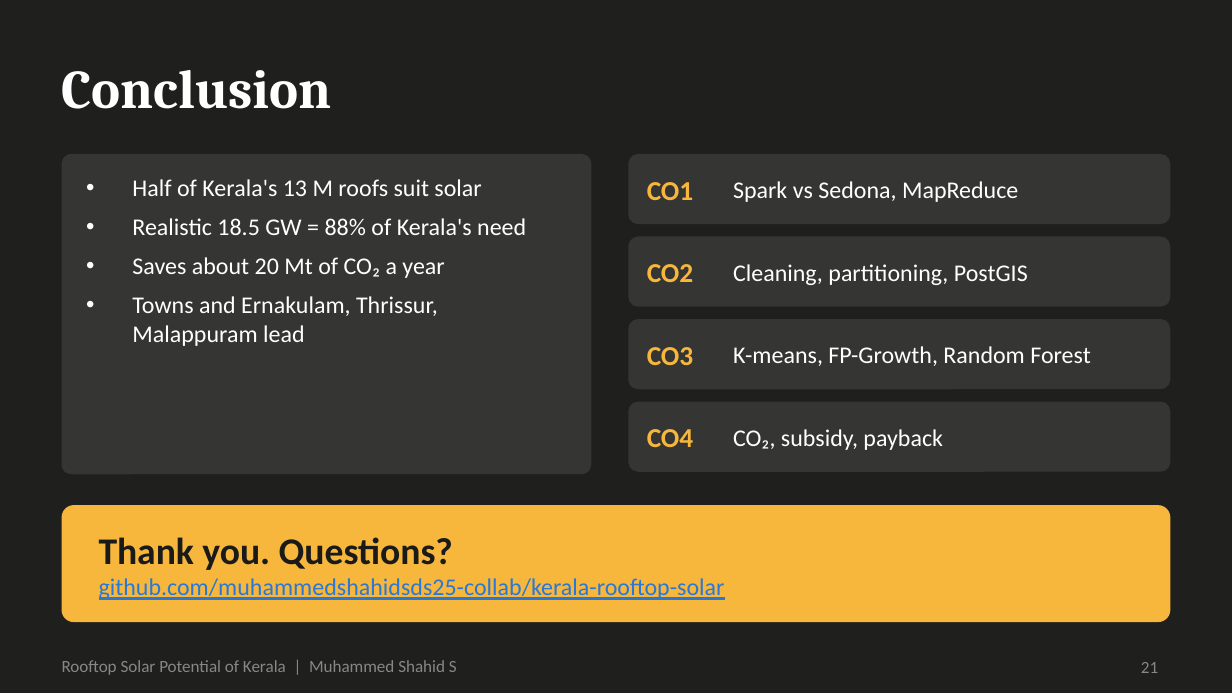
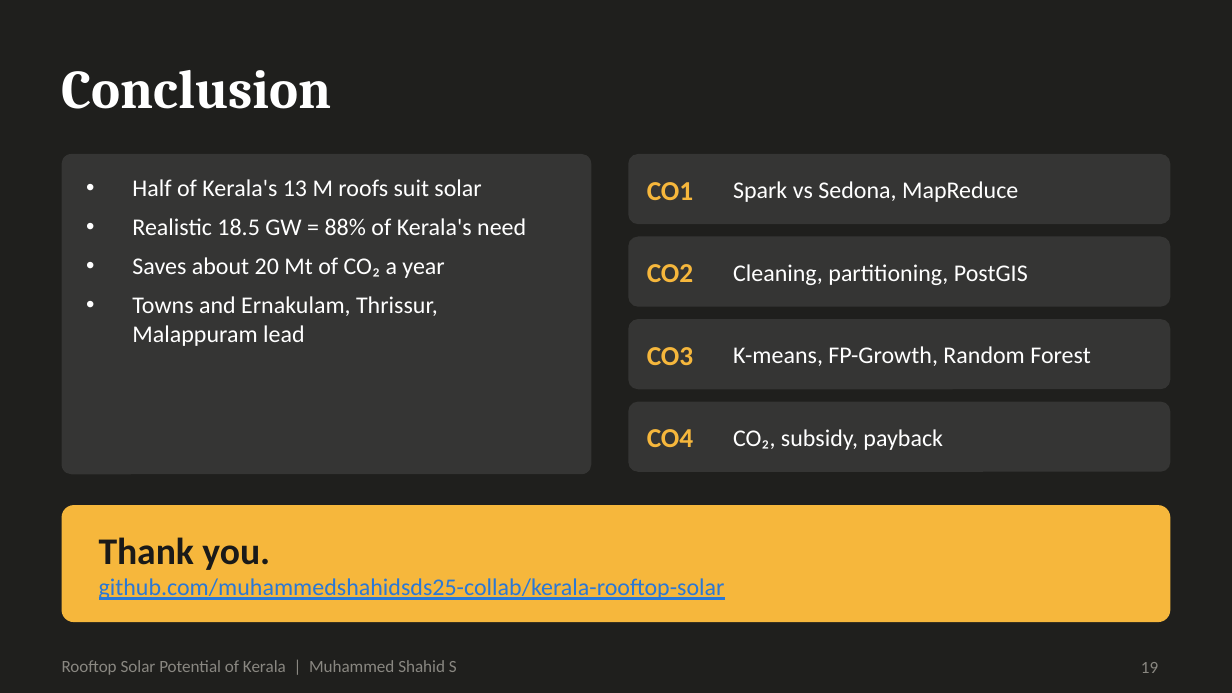
Before and after one commit to muhammedshahidsds25-collab/kerala-rooftop-solar, a slide deck: slide 19 of presentation/Rooftop_Solar_Kerala_Final.pptx (slide 21 before the commit). Drawn at 1232x693 pixels with LibreOffice and Linux fonts; fonts in the diff are those of the drawing. Boxes give left, top, right and bottom in pixels: in the first picture for what was removed or moved away, otherwise in the second. Text is boxed around its words. In the diff, an @@ line names an element or a change of style, - is before the commit and + after.

```diff
--- a/presentation/Rooftop_Solar_Kerala_Final.pptx
+++ b/presentation/Rooftop_Solar_Kerala_Final.pptx
@@ text at (99,537,270,570): text changed @@
-Thank you. Questions?
+Thank you.
@@ page number at (1141,662,1158,673): text changed @@
-21
+19
```
Also in this commit, not shown: 9 other slides changed, 2 slides added, 4 slides removed, 23 other files.
